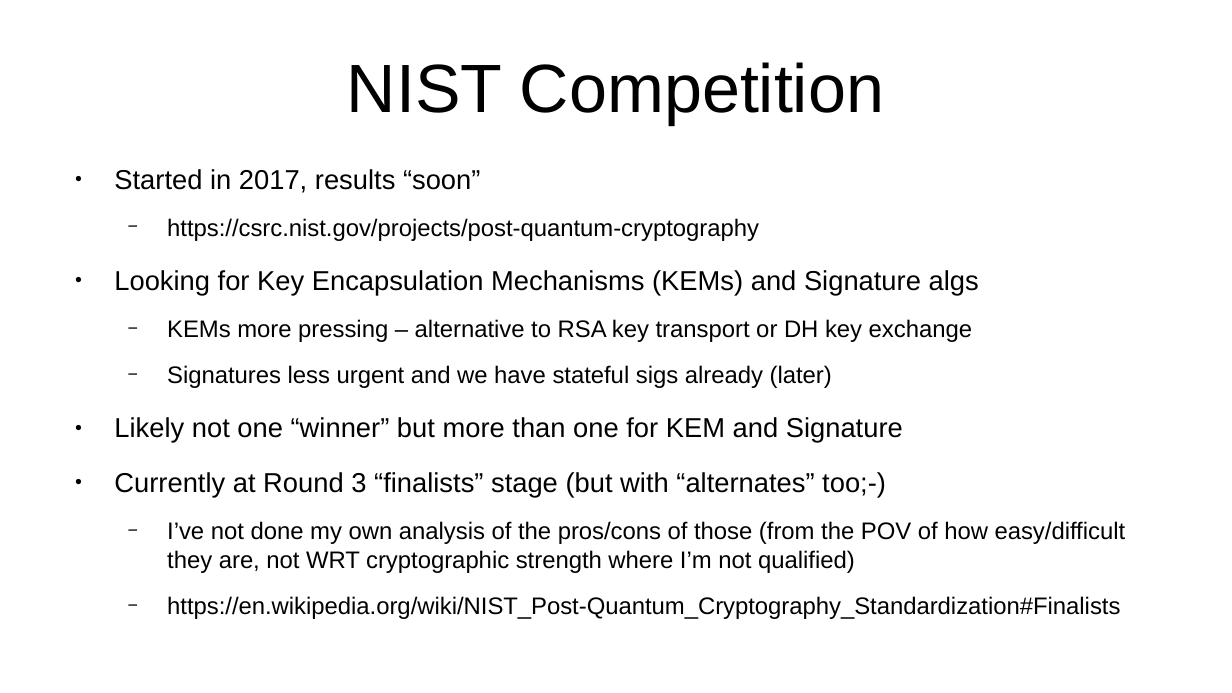
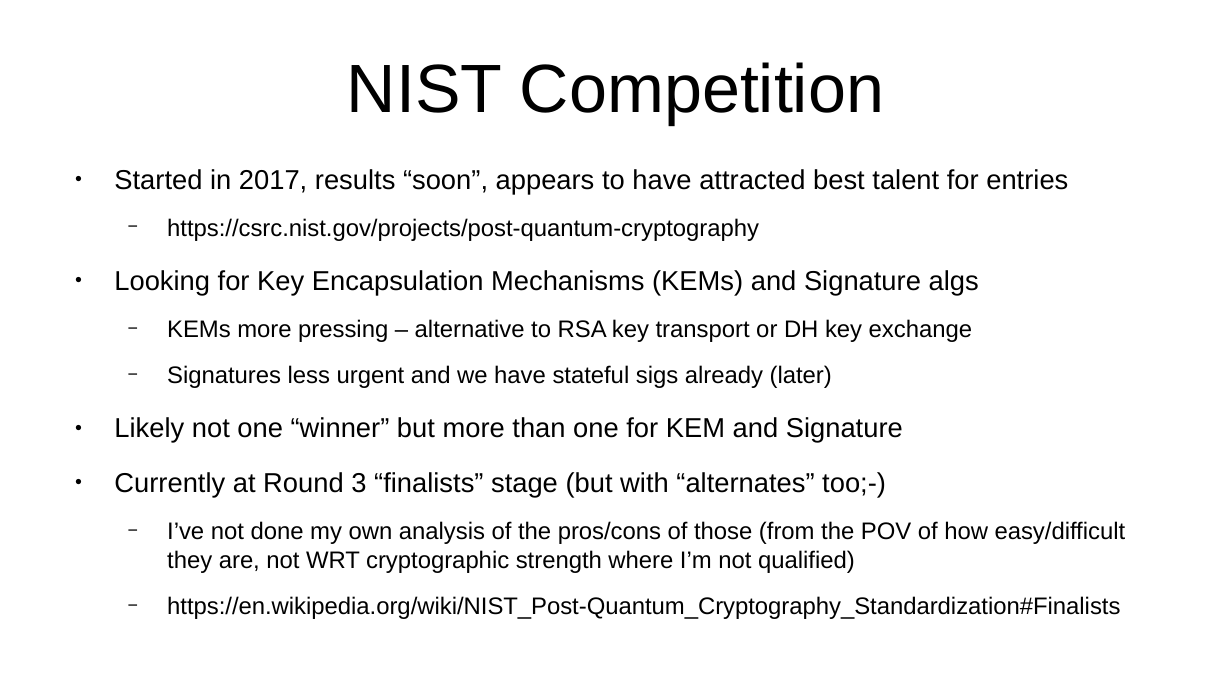
Before and after one commit to sftcd/cs7053, a slide deck: slide 8 of 2022lectures/05-pqc.odp. Drawn at 1232x693 pixels with LibreOffice and Linux fonts; fonts in the diff are those of the drawing. Boxes give left, top, right and bottom in pixels: in the first picture for what was removed or moved away, otherwise in the second. Text is boxed around its words. In the diff, an @@ line names an element or a change of style, - is before the commit and + after.

Commit message:
added qkd slide

```diff
--- a/2022lectures/05-pqc.odp
+++ b/2022lectures/05-pqc.odp
@@ text at [114, 169, 1068, 194]: text changed @@
-● Started in 2017, results “soon”
+● Started in 2017, results “soon”, appears to have attracted best talent for entries
```
Also in this commit, not shown: 1 other slide changed, 1 slide added, 2 other files.
